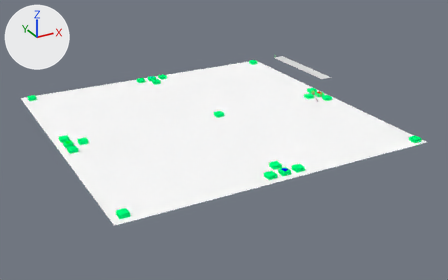
The Blender file utils/blender-project/map.blend, before and after one commit.
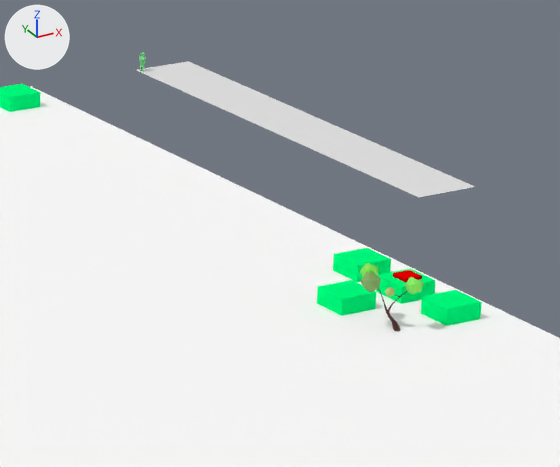
The first picture shows the older version from a 50 mm lens placed at (-136.0, -266.0, 118.0), pointed at (8.0, -5.0, -12.0). The close-ups show both versions on the part from 56% to 77% of the width and 16% to 45% of the height of that picture; other places that the commit changed are outside them. Arrows for +X, +Y and +Z are at upper left; the lights stay in place.

In view in the first close-up: 'area-1', 'area-1-1', 'area-1-2', 'area-1-3', 'area-4-1-1', 'editor-only-plane', 'ground', 'tree'.
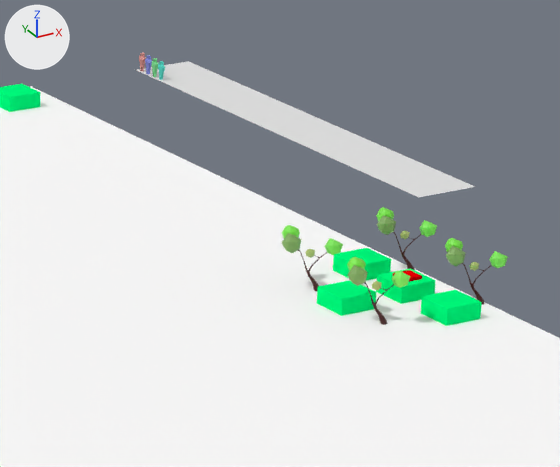
What differs and where, as boxes (x1, y1, x2, y2) in the close-ups (560 x 467 px):
```json
{"object": "tree", "change": "moved", "before": [360, 263, 424, 331], "after": [347, 257, 410, 325]}
{"object": "tree.001", "change": "added", "after": [445, 238, 508, 305], "on screen": "green"}
{"object": "tree.002", "change": "added", "after": [282, 225, 343, 291], "on screen": "green"}
{"object": "tree.003", "change": "added", "after": [376, 207, 437, 270], "on screen": "green"}
{"object": "unit-type-2", "change": "added", "after": [145, 55, 152, 74]}
{"object": "unit-type-4", "change": "added", "after": [158, 61, 165, 80]}
{"object": "unit-type-3", "change": "added", "after": [152, 58, 158, 77]}
```

Scene script edits in JSON lines:
```json
{"op": "add", "block": "mat_material_003", "code": ["mat_material_003 = diffuse_material('Material.003')", "mat_material_003.base_color = (0.12, 0.8, 0.668)  # cyan #61e7d5"]}
{"op": "add", "block": "mat_material_002", "code": ["mat_material_002 = diffuse_material('Material.002')", "mat_material_002.base_color = (0.243, 0.8, 0.328)  # green #87e79b"]}
{"op": "add", "block": "mat_material_001", "code": ["mat_material_001 = diffuse_material('Material.001')", "mat_material_001.base_color = (0.264, 0.298, 0.8)  # blue #8c94e7"]}
{"op": "add", "block": "me_unit_type_1_003", "code": ["me_unit_type_1_003 = bpy.data.meshes.new('unit-type-1.003')", "me_unit_type_1_003.from_pydata(...)  # 56 vertices, 54 faces; spans x -0.21..0.21, y -0.59..0.57, z -1.01..1.1", "me_unit_type_1_003.materials.append(mat_material_003)  # cyan #61e7d5"]}
{"op": "add", "block": "me_unit_type_1_002", "code": ["me_unit_type_1_002 = bpy.data.meshes.new('unit-type-1.002')", "me_unit_type_1_002.from_pydata(...)  # 56 vertices, 54 faces; spans x -0.21..0.21, y -0.59..0.57, z -1.01..1.1", "me_unit_type_1_002.materials.append(mat_material_002)  # green #87e79b"]}
{"op": "add", "block": "me_unit_type_1_001", "code": ["me_unit_type_1_001 = bpy.data.meshes.new('unit-type-1.001')", "me_unit_type_1_001.from_pydata(...)  # 56 vertices, 54 faces; spans x -0.21..0.21, y -0.59..0.57, z -1.01..1.1", "me_unit_type_1_001.materials.append(mat_material_001)  # blue #8c94e7"]}
{"op": "set", "path": "ob_tree.location", "old": "(64.73, -6.34, 2.8)", "new": "(64.73, -4.28, 2.8)"}
{"op": "add", "block": "ob_tree_003", "code": ["ob_tree_003 = bpy.data.objects.new('tree.003', me_icosphere_004)", "ob_tree_003.location = (75.99, 6.39, 2.8)", "ob_tree_003.scale = (0.598, 0.598, 0.598)"]}
{"op": "add", "block": "ob_tree_002", "code": ["ob_tree_002 = bpy.data.objects.new('tree.002', me_icosphere_004)", "ob_tree_002.location = (64.73, 6.39, 2.8)", "ob_tree_002.scale = (0.598, 0.598, 0.598)"]}
{"op": "add", "block": "ob_tree_001", "code": ["ob_tree_001 = bpy.data.objects.new('tree.001', me_icosphere_004)", "ob_tree_001.location = (76.18, -4.28, 2.8)", "ob_tree_001.scale = (0.598, 0.598, 0.598)"]}
{"op": "add", "block": "ob_unit_type_4", "code": ["ob_unit_type_4 = bpy.data.objects.new('unit-type-4', me_unit_type_1_003)", "ob_unit_type_4.location = (91.76, 72.53, 1.02)"]}
{"op": "add", "block": "ob_unit_type_3", "code": ["ob_unit_type_3 = bpy.data.objects.new('unit-type-3', me_unit_type_1_002)", "ob_unit_type_3.location = (91.76, 73.88, 1.02)"]}
{"op": "add", "block": "ob_unit_type_2", "code": ["ob_unit_type_2 = bpy.data.objects.new('unit-type-2', me_unit_type_1_001)", "ob_unit_type_2.location = (91.76, 75.21, 1.02)"]}
```
